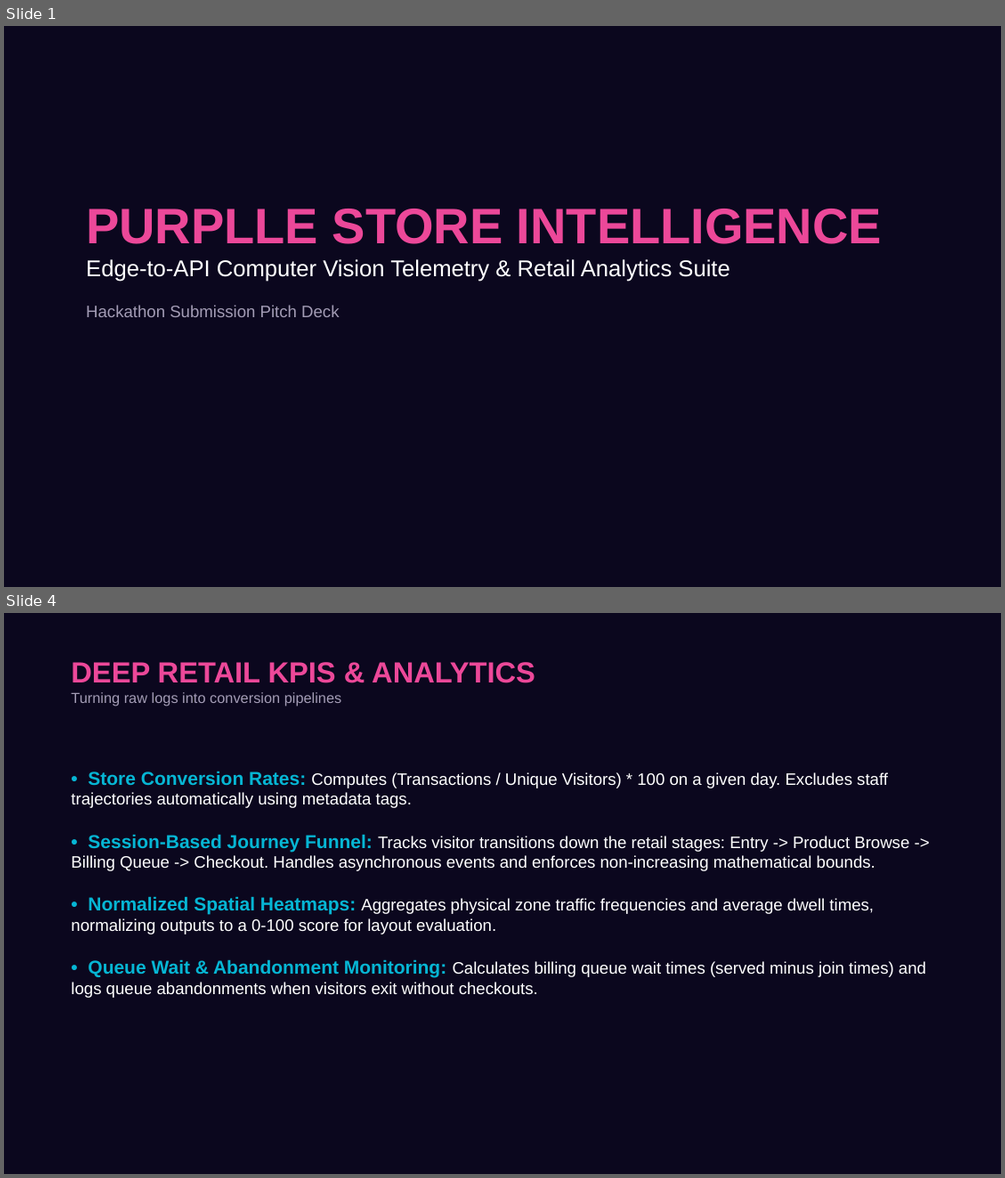
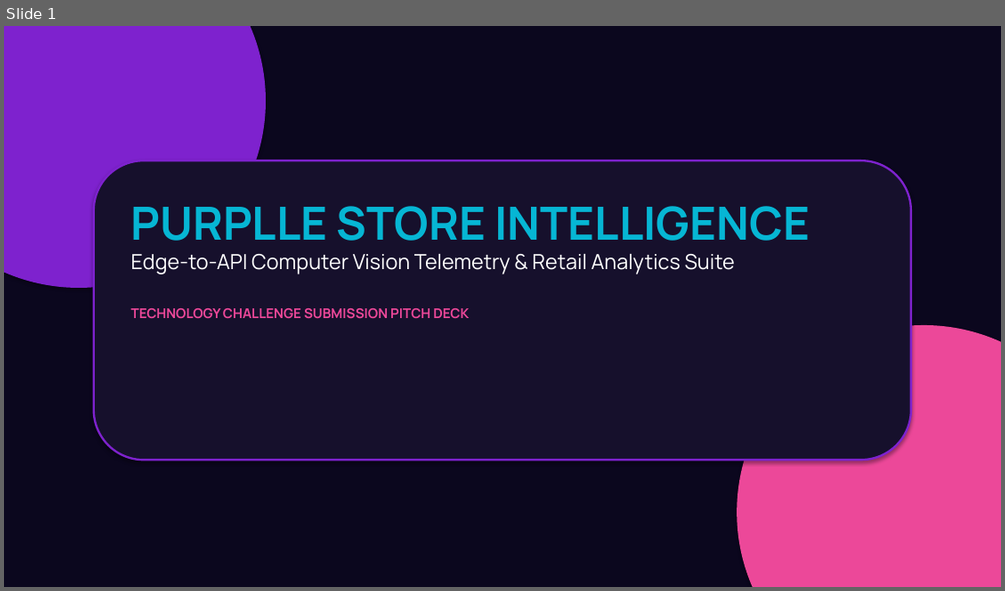
Before and after one commit to Kasiajay553/store-intelligence, a slide deck: purplle_store_intelligence_deck.pptx. Shown one above the other, each under a label of ours: slides 1 and 4 before the commit, slide 1 after it; the slides between them are not shown. The pictures are 1005x1178 and 1005x591 pixels, drawn with LibreOffice and Linux fonts; fonts in the diff are those of the drawing. Boxes give left, top, right and bottom in pixels: in the first picture for what was removed or moved away, otherwise in the second. Text is boxed around its words. In the diff, an @@ line names an element or a change of style, - is before the commit and + after.

Commit message:
Update presentation deck with visual layouts and flowchart diagrams

```diff
--- a/purplle_store_intelligence_deck.pptx
+++ b/purplle_store_intelligence_deck.pptx
@@ slide 4 removed at <box>4,613,1001,1174</box>, background #0B071E @@
@@ text removed at <box>71,662,535,706</box> @@
-DEEP RETAIL KPIS & ANALYTICS
-Turning raw logs into conversion pipelines
@@ text removed at <box>71,771,926,997</box> @@
-• Store Conversion Rates: Computes (Transactions / Unique Visitors) * 100 on a given day. Excludes staff trajectories automatically using metadata tags.
-• Session-Based Journey Funnel: Tracks visitor transitions down the retail stages: Entry -> Product Browse -> Billing Queue -> Checkout. Handles asynchronous events and enforces non-increasing mathematical bounds.
-• Normalized Spatial Heatmaps: Aggregates physical zone traffic frequencies and average dwell times, normalizing outputs to a 0-100 score for layout evaluation.
-• Queue Wait & Abandonment Monitoring: Calculates billing queue wait times (served minus join times) and logs queue abandonments when visitors exit without checkouts.
@@ slide 1 changed as well @@
@@ ellipse added at <box>4,26,266,288</box>, fill #7E22CE @@
@@ rounded rectangle added at <box>94,160,911,459</box>, fill #16102C, outline #7E22CE 2 pt @@
@@ text "PURPLLE STORE INTELLIGENCE": place and size @@
-text "PURPLLE STORE INTELLIGENCE" at <box>86,208,882,317</box>
+text "PURPLLE STORE INTELLIGENCE" at <box>131,206,809,319</box>
@@ text at <box>131,206,809,274</box>: size 48 to 44 pt, text colour #EC4899 to #06B6D4 in "PURPLLE STORE INTELLIGENCE"; font Arial to Manrope in "PURPLLE STORE INTELLIGENCE", "Edge-to-API Computer Vision Telemetry & Retail Analytics ..."; size 22 to 20 pt in "Edge-to-API Computer Vision Telemetry & Retail Analytics ..."; more space between paragraphs @@
@@ text at <box>131,308,469,319</box>: text changed; size 16 to 13 pt; font Arial to Manrope; text colour #A39CB5 to #EC4899; bold on @@
-Hackathon Submission Pitch Deck
+TECHNOLOGY CHALLENGE SUBMISSION PITCH DECK
@@ ellipse added at <box>736,325,1001,587</box>, fill #EC4899 @@
```
Also in this commit, not shown: 1 other slide changed, 4 slides added, 3 other slides removed.
